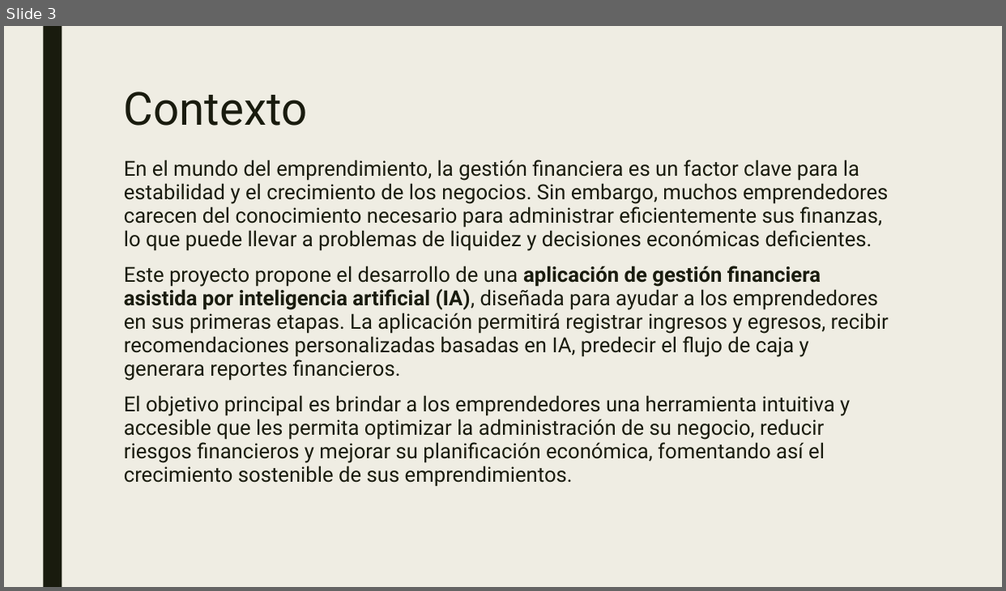
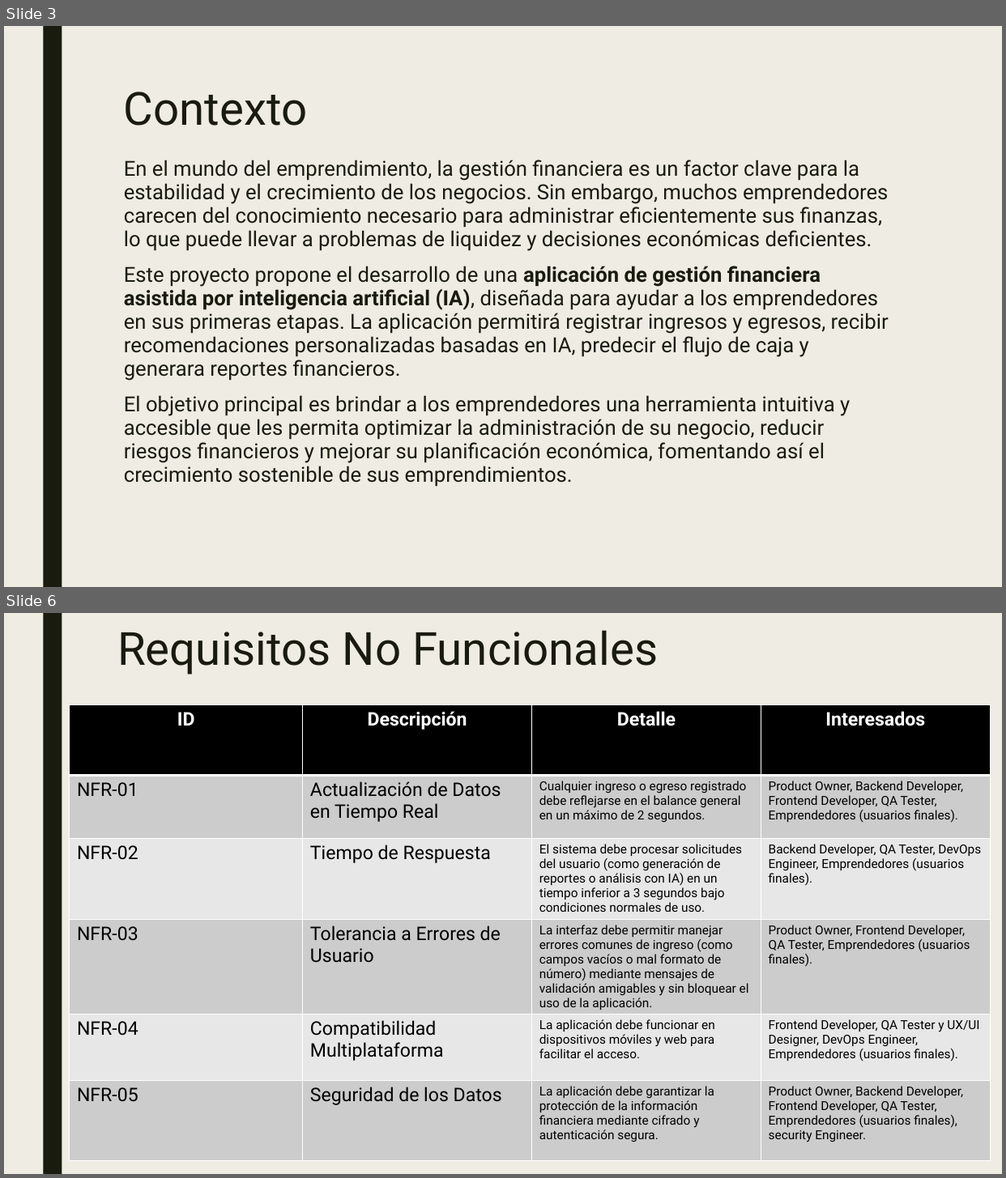
Before and after one commit to Jucer74/SoftwareArchitecture, a slide deck: Project/Context/appfianncieraIA.Context.pptx. Shown one above the other, each under a label of ours: slide 3 before the commit, slides 3 and 6 after it; the slides between them are not shown. The pictures are 1006x591 and 1006x1178 pixels, drawn with LibreOffice and Linux fonts; fonts in the diff are those of the drawing. Boxes give left, top, right and bottom in pixels: in the first picture for what was removed or moved away, otherwise in the second. Text is boxed around its words. In the diff, an @@ line names an element or a change of style, - is before the commit and + after.

```diff
--- a/Project/Context/appfianncieraIA.Context.pptx
+++ b/Project/Context/appfianncieraIA.Context.pptx
@@ slide 6 added at box(4, 613, 1002, 1174), background #EFEDE3; not listed: 1 template element that a slide beside it also shows @@
@@ title added at box(117, 630, 658, 675), 44 pt, text #191B0E @@
+Requisitos No Funcionales
@@ table added at box(69, 705, 990, 1168), 6 rows, 4 columns @@
+ID | Descripción | Detalle | Interesados
+NFR-01 | Actualización de Datos en Tiempo Real | Cualquier ingreso o egreso registrado debe reflejarse en el balance general en un máximo de 2 segundos. | Product Owner, Backend Developer, Frontend Developer, QA Tester, Emprendedores (usuarios finales).
+NFR-02 | Tiempo de Respuesta | El sistema debe procesar solicitudes del usuario (como generación de reportes o análisis con IA) en un tiempo inferior a 3 segundos bajo condiciones normales de uso. | Backend Developer, QA Tester, DevOps Engineer, Emprendedores (usuarios finales).
+NFR-03 | Tolerancia a Errores de Usuario | La interfaz debe permitir manejar errores comunes de ingreso (como campos vacíos o mal formato de número) mediante mensajes de validación amigables y sin bloquear el uso de la aplicación. | Product Owner, Frontend Developer, QA Tester, Emprendedores (usuarios finales).
+NFR-04 | Compatibilidad Multiplataforma | La aplicación debe funcionar en dispositivos móviles y web para facilitar el acceso. | Frontend Developer, QA Tester y UX/UI Designer, DevOps Engineer, Emprendedores (usuarios finales).
+NFR-05 | Seguridad de los Datos | La aplicación debe garantizar la protección de la información financiera mediante cifrado y autenticación segura. | Product Owner, Backend Developer, Frontend Developer, QA Tester, Emprendedores (usuarios finales), security Engineer.
```
Also in this commit, not shown: 2 slides changed, 2 other slides added.
